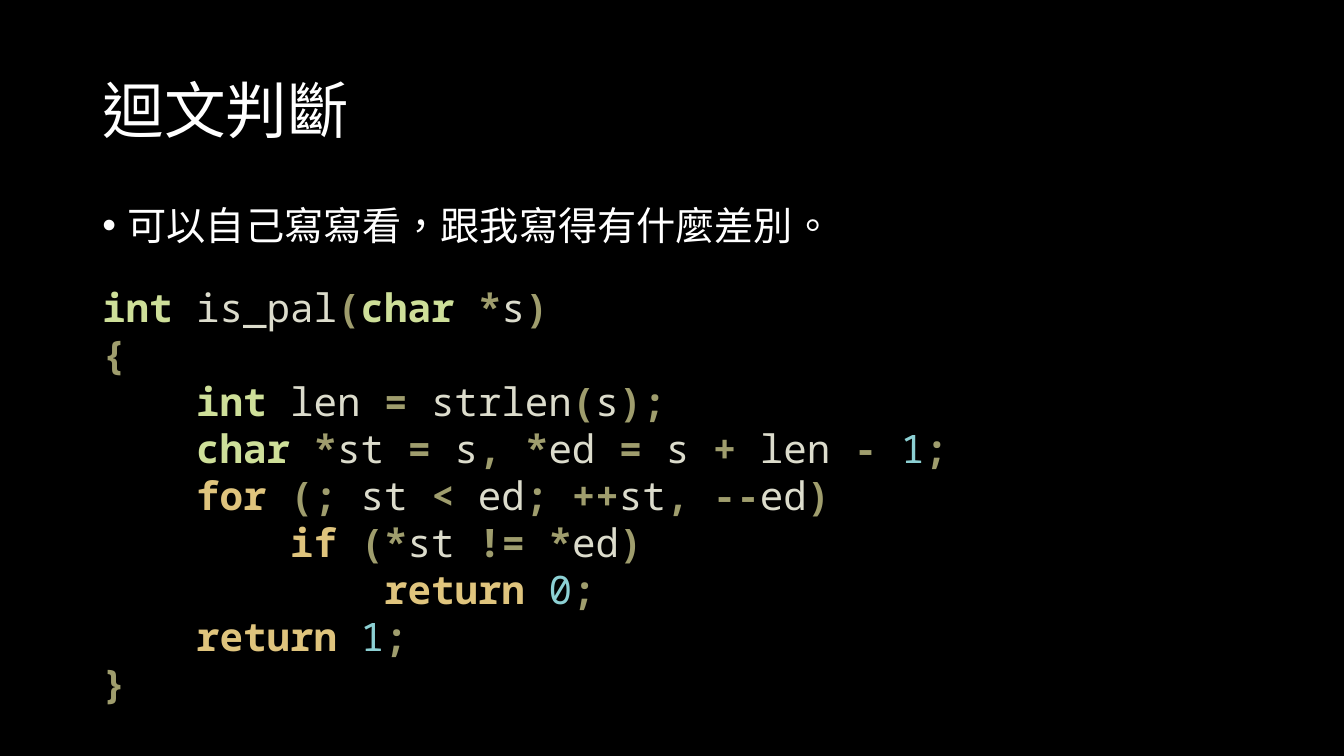
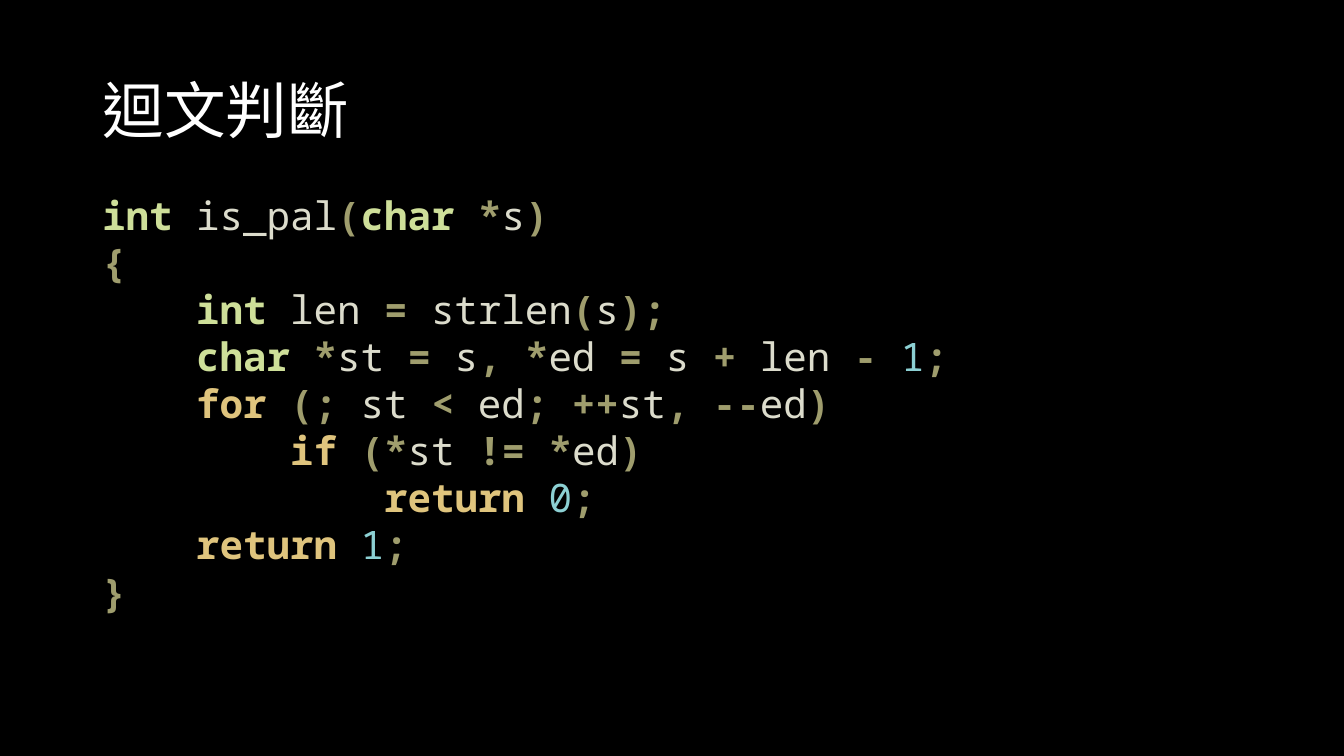
Before and after one commit to OEmiliatanO/those_c_prog_didnt_teach, a slide deck: slide 95 of Ch2/Ch2-pointer & array.pptx (slide 78 before the commit). Drawn at 1344x756 pixels with LibreOffice and Linux fonts; fonts in the diff are those of the drawing. Boxes give left, top, right and bottom in pixels: in the first picture for what was removed or moved away, otherwise in the second. Text is boxed around its words. In the diff, an @@ line names an element or a change of style, - is before the commit and + after.

```diff
--- a/Ch2/Ch2-pointer & array.pptx
+++ b/Ch2/Ch2-pointer & array.pptx
@@ text "int is_pal(char *s)": place and size @@
-text "int is_pal(char *s)" at [102, 291, 948, 657]
+text "int is_pal(char *s)" at [102, 199, 948, 565]
@@ text removed at [128, 207, 833, 244] @@
-• 可以自己寫寫看，跟我寫得有什麼差別。
```
Also in this commit, not shown: 5 other slides changed, 18 slides added.
